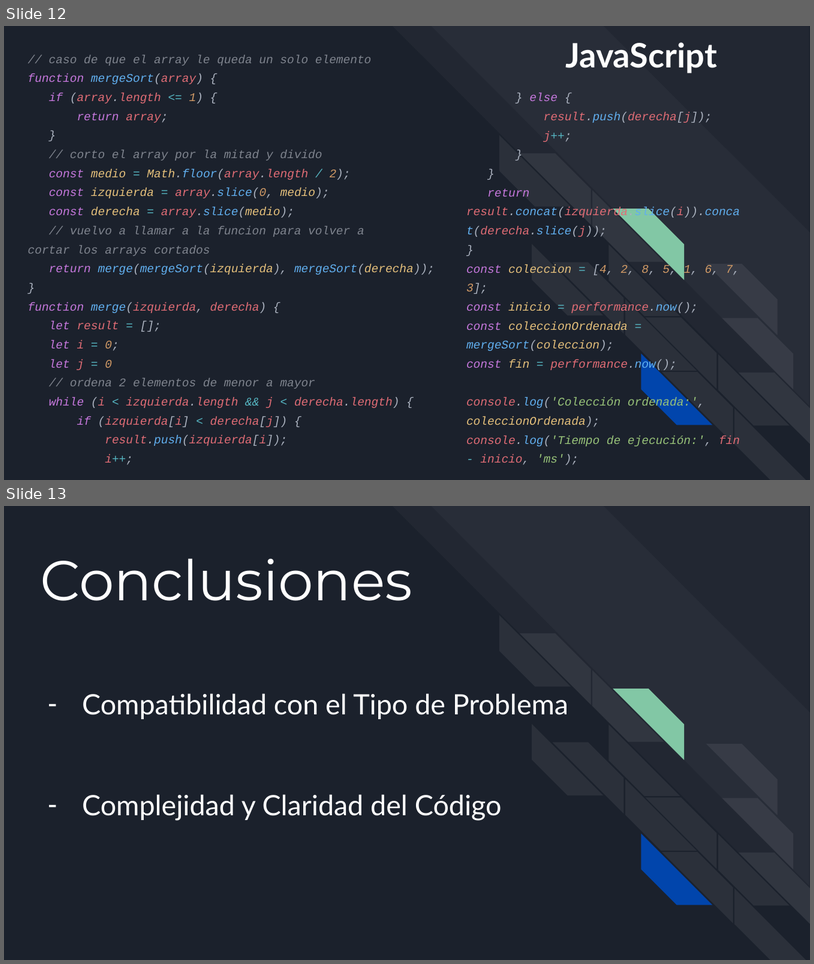
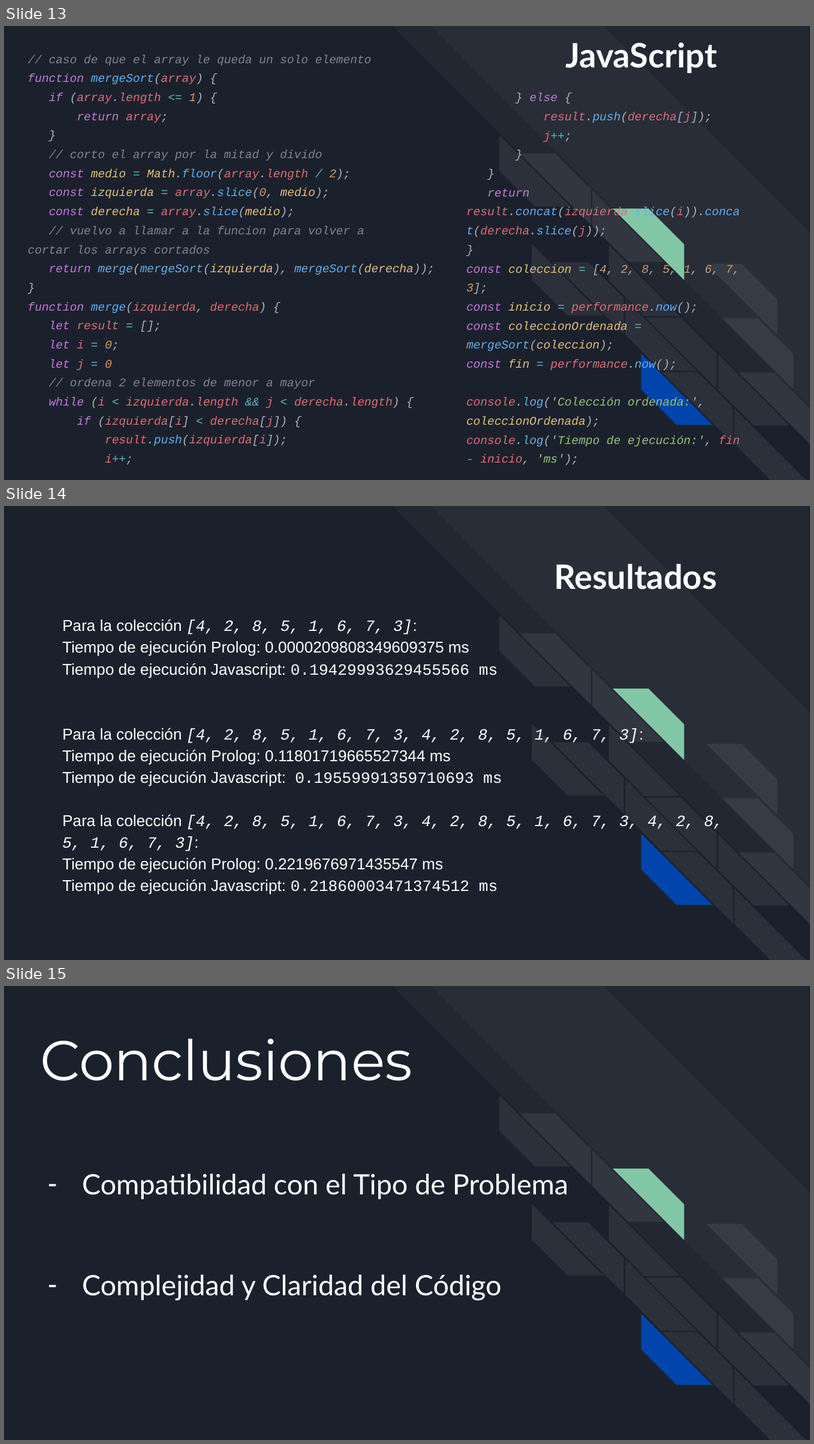
Before and after one commit to gianpetrii/Sintaxis-y-Semantica-de-los-Lenguajes-K2006-Grupo-3-2023, a slide deck: TP1-Grupo3-v1.pptx. Shown one above the other, each under a label of ours: slides 12 and 13 before the commit, slides 13, 14 and 15 after it. The pictures are 814x964 and 814x1444 pixels, drawn with LibreOffice and Linux fonts; fonts in the diff are those of the drawing. Boxes give left, top, right and bottom in pixels: in the first picture for what was removed or moved away, otherwise in the second. Text is boxed around its words. In the diff, an @@ line names an element or a change of style, - is before the commit and + after.

Commit message:
ppt con los resultados de las pruebas

```diff
--- a/TP1-Grupo3-v1.pptx
+++ b/TP1-Grupo3-v1.pptx
@@ slide 14 added at [4,506,810,960], background #1B212C; not listed: 18 template elements that a slide beside it also shows @@
@@ text added at [554,564,717,589], 30 pt, text #FFFFFF, bold @@
+Resultados
@@ text added at [62,619,723,894], 14 pt, text #FFFFFF @@
+Para la colección [4, 2, 8, 5, 1, 6, 7, 3]:
+Tiempo de ejecución Prolog: 0.0000209808349609375 ms
+Tiempo de ejecución Javascript: 0.19429993629455566 ms
+Para la colección [4, 2, 8, 5, 1, 6, 7, 3, 4, 2, 8, 5, 1, 6, 7, 3]:
+Tiempo de ejecución Prolog: 0.11801719665527344 ms
+Tiempo de ejecución Javascript: 0.19559991359710693 ms
+Para la colección [4, 2, 8, 5, 1, 6, 7, 3, 4, 2, 8, 5, 1, 6, 7, 3, 4, 2, 8, 5, 1, 6, 7, 3]:
+Tiempo de ejecución Prolog: 0.2219676971435547 ms
+Tiempo de ejecución Javascript: 0.21860003471374512 ms
@@ what was slide 12 is now slide 13 @@
@@ what was slide 13 is now slide 15 @@
```
Also in this commit, not shown: 1 other slide added.
